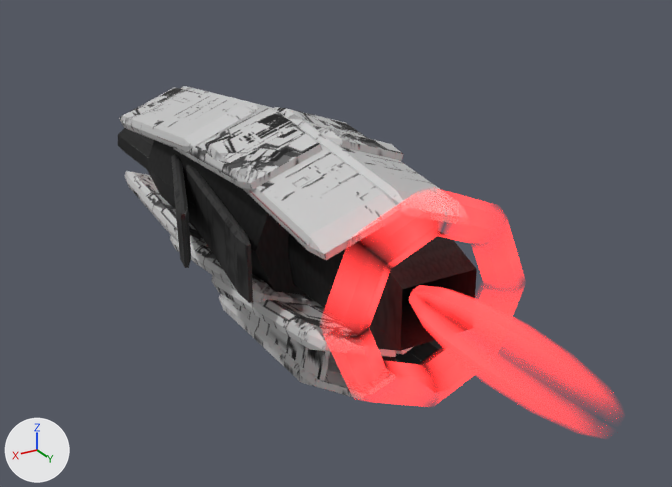
The glTF model gfx/ship3d/Zalek_Light_Drone/zalek_drone_light.gltf, before and after one commit.
Before and after are seen from a 50 mm lens placed at (3.25, 7.84, 2.7), pointed at (-0.93, 0.86, -0.79). The axes (+X, +Y, +Z) are drawn at lower left. The lights are the same throughout. Where no turn or scale is listed for an object, it has been applied to the vertices.

Before the edit, the objects in view are built like this:
```python
me_base = bpy.data.meshes.new('base')
me_base.from_pydata(...)  # 788 vertices, 1448 faces; spans x -1.36..0.96, y -4.72..3.67, z -1.82..0.82
me_base.materials.append(mat_base)
me_glow_torus = bpy.data.meshes.new('glow_torus')
me_glow_torus.from_pydata(...)  # a torus around y (ring radius 0.62, tube radius 0.16) spanning x -0.78..0.78, y -0.16..0.16, z -0.78..0.78; a UV sphere (8 segments, 8 rings, poles along y) spanning x -0.21..0.21, y -0.16..1.72, z -0.21..0.21
me_glow_torus.materials.append(mat_engine_glow_zalek_drone)
ob_base_glow = bpy.data.objects.new('base_glow', me_base)
ob_base_glow.location = (0.0, 0.0, 0.0)
ob_glow_torus = bpy.data.objects.new('glow_torus', me_glow_torus)
ob_glow_torus.location = (0.0, 3.549, 0.0)
```
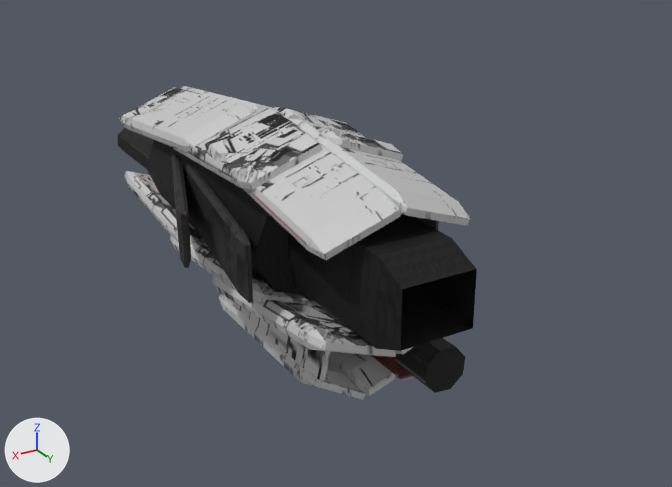
The change, as a diff of the scene's bpy script:
```diff
--- a/gfx/ship3d/Zalek_Light_Drone/zalek_drone_light.gltf.py
+++ b/gfx/ship3d/Zalek_Light_Drone/zalek_drone_light.gltf.py
@@ ob_glow_torus @@
-ob_glow_torus = bpy.data.objects.new('glow_torus', me_glow_torus)
-ob_glow_torus.location = (0.0, 3.549, 0.0)
```

Changed parts and their boxes [x1, y1, x2, y2] in the pictures (672 x 487 px):
'glow_torus', deleted: before [334, 194, 564, 406]
